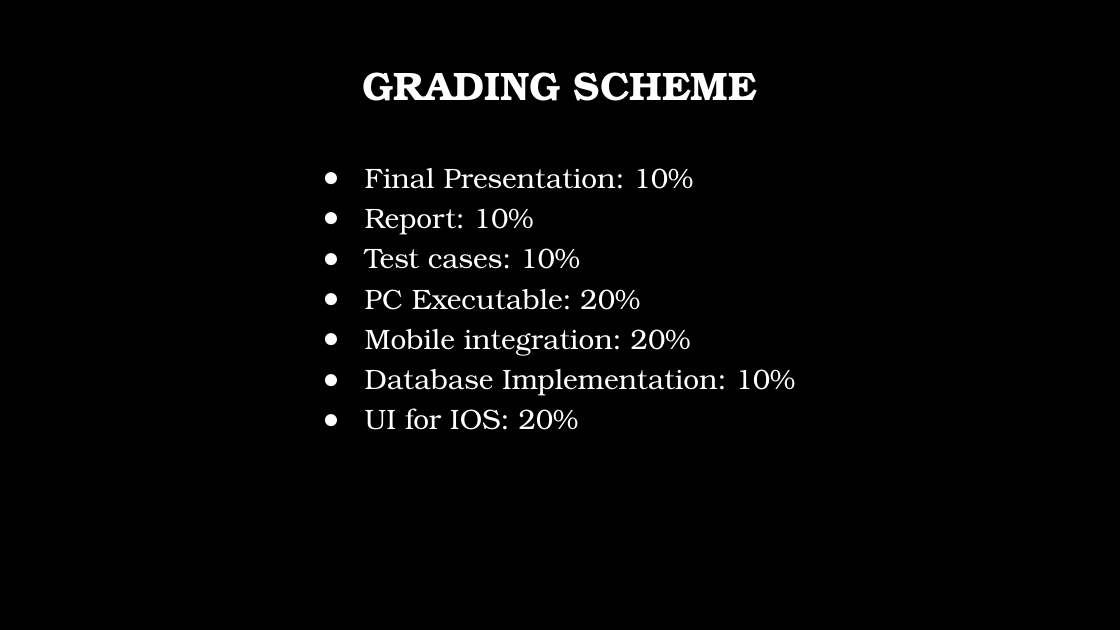
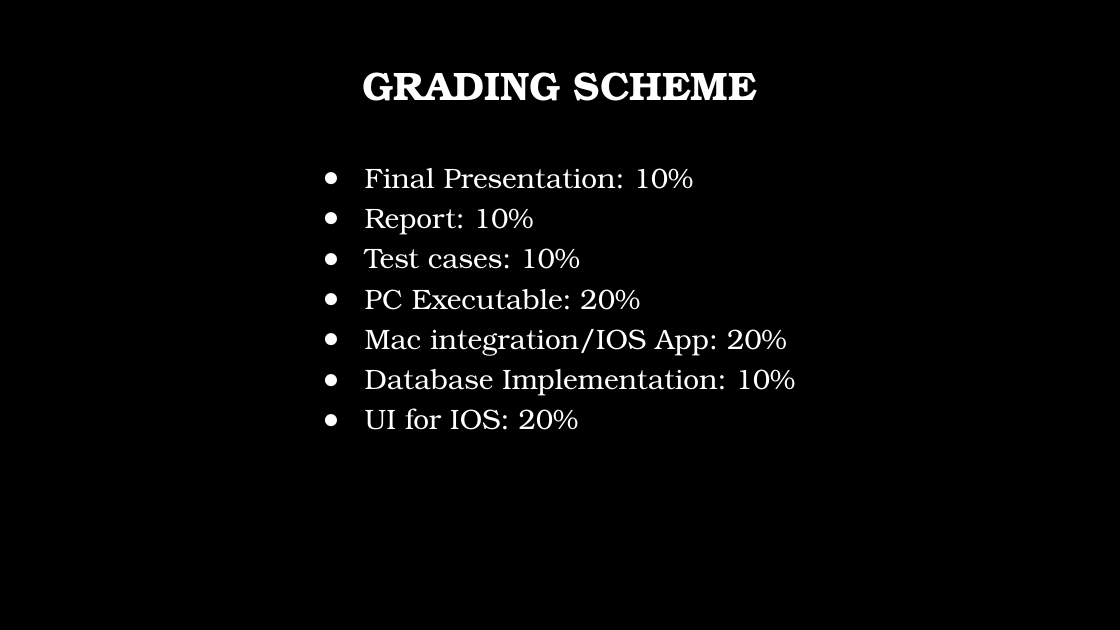
Before and after one commit to steveb1250/Devils_Grip_Proposal, a slide deck: slide 10 of CSC_520_Devils_Grip.pptx. Drawn at 1120x630 pixels with LibreOffice and Linux fonts; fonts in the diff are those of the drawing; background and template pictures are left out. Boxes give left, top, right and bottom in pixels: in the first picture for what was removed or moved away, otherwise in the second. Text is boxed around its words. In the diff, an @@ line names an element or a change of style, - is before the commit and + after.

```diff
--- a/CSC_520_Devils_Grip.pptx
+++ b/CSC_520_Devils_Grip.pptx
@@ text at <box>365,329,787,355</box>: text changed @@
-● Mobile integration: 20%
+● Mac integration/IOS App: 20%
```
Also in this commit, not shown: 3 other slides changed, 3 other files.
